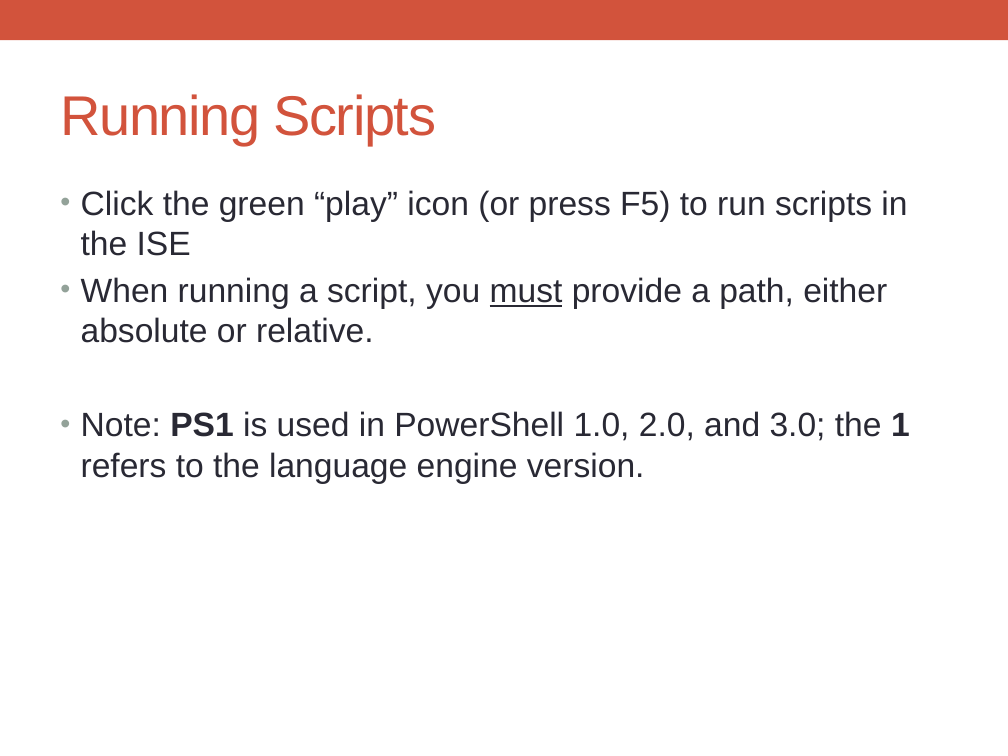
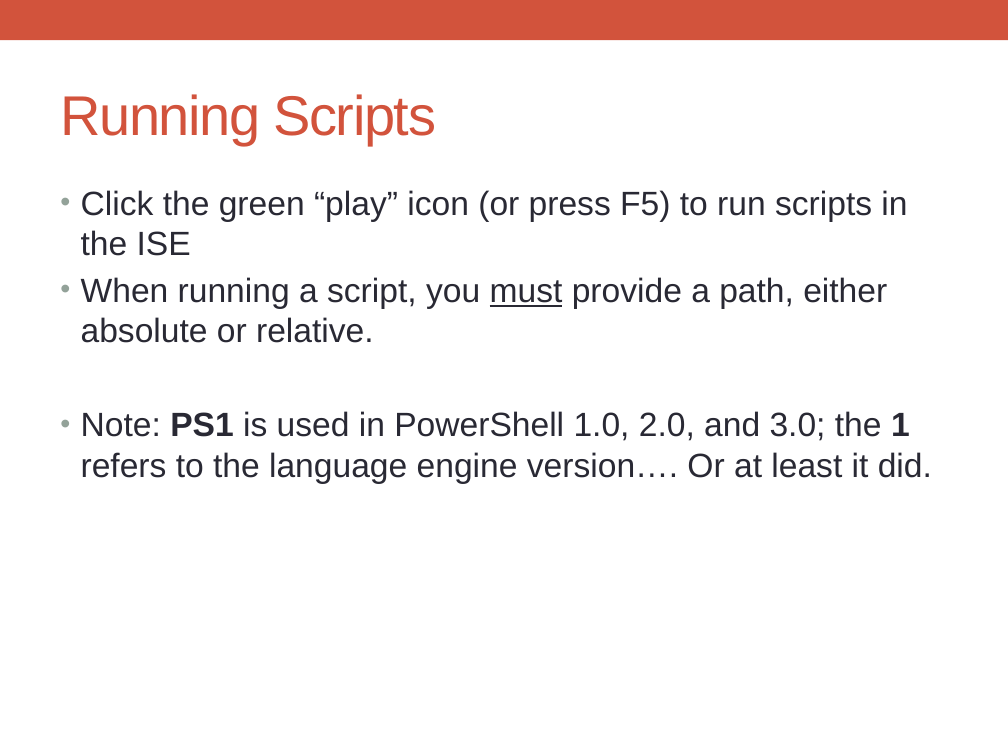
Before and after one commit to boomalator/55309-Powershell, a slide deck: slide 8 of Powerpoint/Module01-PreparingForScripting.pptx. Drawn at 1008x756 pixels with LibreOffice and Linux fonts; fonts in the diff are those of the drawing. Boxes give left, top, right and bottom in pixels: in the first picture for what was removed or moved away, otherwise in the second. Text is boxed around its words. In the diff, an @@ line names an element or a change of style, - is before the commit and + after.

```diff
--- a/Powerpoint/Module01-PreparingForScripting.pptx
+++ b/Powerpoint/Module01-PreparingForScripting.pptx
@@ text at bbox=[81, 411, 932, 484]: text changed @@
-• Note: PS1 is used in PowerShell 1.0, 2.0, and 3.0; the 1 refers to the language engine version.
+• Note: PS1 is used in PowerShell 1.0, 2.0, and 3.0; the 1 refers to the language engine version…. Or at least it did.
```
Also in this commit, not shown: 2 other slides changed, 3 slides added, 1 slide removed, 40 other files.
